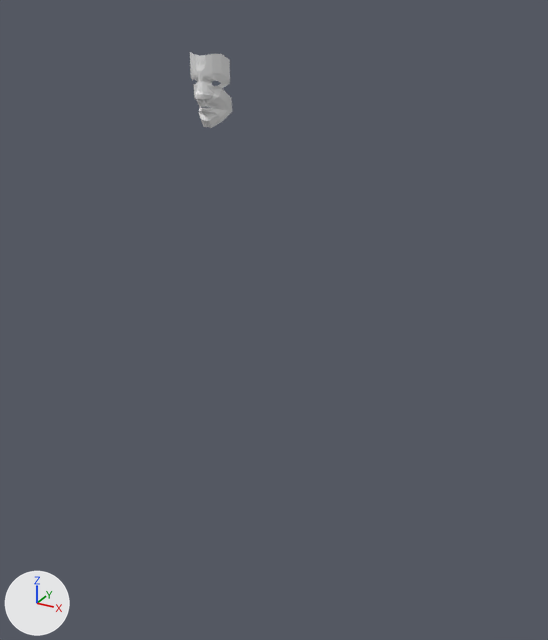
The Blender file zombie3.0.blend as it was, and as the next commit left it.
Both versions are drawn from a camera (50 mm lens) standing at (6.52, -10.33, 5.64) and looking at (0.56, 0.5, 0.22). The lights are fixed; the arrows at lower left show +X, +Y and +Z.

Script lines for the objects in view, before the commit:
```python
me_cube = bpy.data.meshes.new('Cube')
me_cube.from_pydata(...)  # 758 vertices, 710 faces; spans x 0.0..4.61, y -0.98..0.87, z -5.1..3.97
me_cube.materials.append(mat_material)  # white #e7e7e7
me_plane = bpy.data.meshes.new('Plane')
me_plane.from_pydata(...)  # 146 vertices, 118 faces; spans x 0.0..0.348, y -0.614..0.451, z 0.346..0.85
ob_cube = bpy.data.objects.new('Cube', me_cube)
ob_cube.location = (0.0, 0.0, 0.0)
_m = ob_cube.modifiers.new('Mirror', 'MIRROR')
_m.use_clip = True
ob_cube.hide_viewport = True
ob_plane = bpy.data.objects.new('Plane', me_plane)
ob_plane.location = (0.02, 0.01, 4.31)
ob_plane.rotation_euler = (1.571, 0.0, 0.0)  # degrees (90, 0, 0)
_m = ob_plane.modifiers.new('Mirror', 'MIRROR')
_m.use_clip = True
```
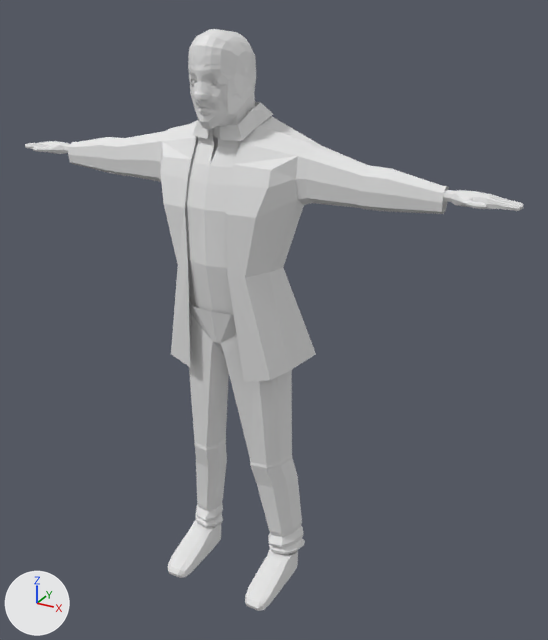
Where the change shows, as pixel boxes [x1, y1, x2, y2] in the pictures (548 x 640 px):
'Cube', shown
    after: [25, 102, 523, 611]
'Plane', reshaped, moved, rescaled (60% wider, 43% taller)
    before: [190, 53, 232, 128]
    after: [188, 29, 256, 137]

What changed in the scene script:
```text
Change me_plane:
    used by ob_plane; location = (0.02, 0.01, 4.31); rotation_euler = (1.571, 0.0, 0.0), in degrees (90, 0, 0)
    remove me_plane.from_pydata(...)  # 146 vertices, 118 faces; spans x 0.0..0.348, y -0.614..0.451, z 0.346..0.85
    add me_plane.from_pydata(...)  # 323 vertices, 295 faces; spans x 0.0..0.429, y -0.787..0.747, z -0.41..0.822
    me_plane part 1
    24 vertices are removed from x 0.0..0.348, y -0.579..0.451, z 0.346..0.728
    23 faces are deleted
    16 vertices in x 0.0..0.106, y -0.168..0.269, z 0.721..0.827 move by (0.0, 0.0, -0.013)
    7 vertices in x 0.045..0.095, y -0.177..0.136, z 0.709..0.816 move by (0.0, 0.0, -0.012)
    6 vertices in x 0.097..0.134, y -0.321..-0.311, z 0.571..0.604 move by (0.0, 0.0, 0.031)
    37 vertices move from x 0.0..0.348, y -0.606..0.321, z 0.419..0.85 to x 0.0..0.273, y -0.614..0.31, z 0.482..0.822
    201 vertices are added at x 0.0..0.429, y -0.787..0.747, z -0.41..0.714
    200 new faces join them
Change ob_plane:
    ob_plane.location: (0.02, 0.01, 4.31) -> (0.0, 0.01, 4.31)
    ob_plane.scale: (1.0, 1.0, 1.0) -> (1.02, 1.02, 1.02)
Change ob_cube:
    remove ob_cube.hide_viewport = True
```
